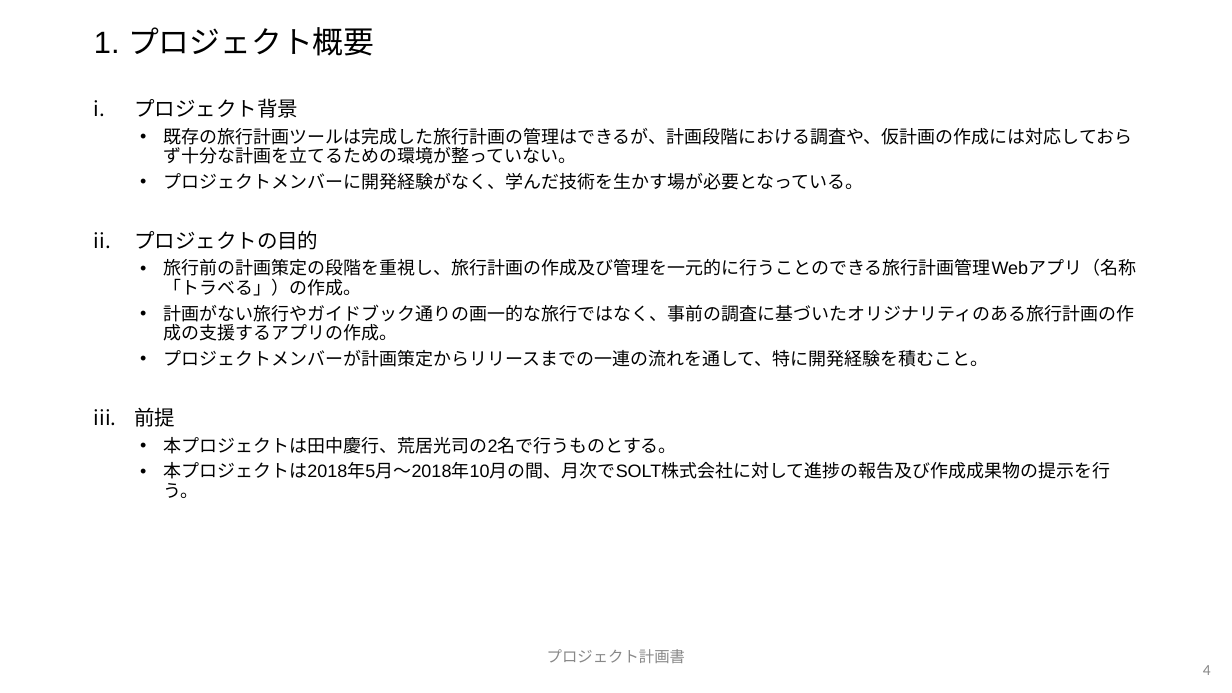
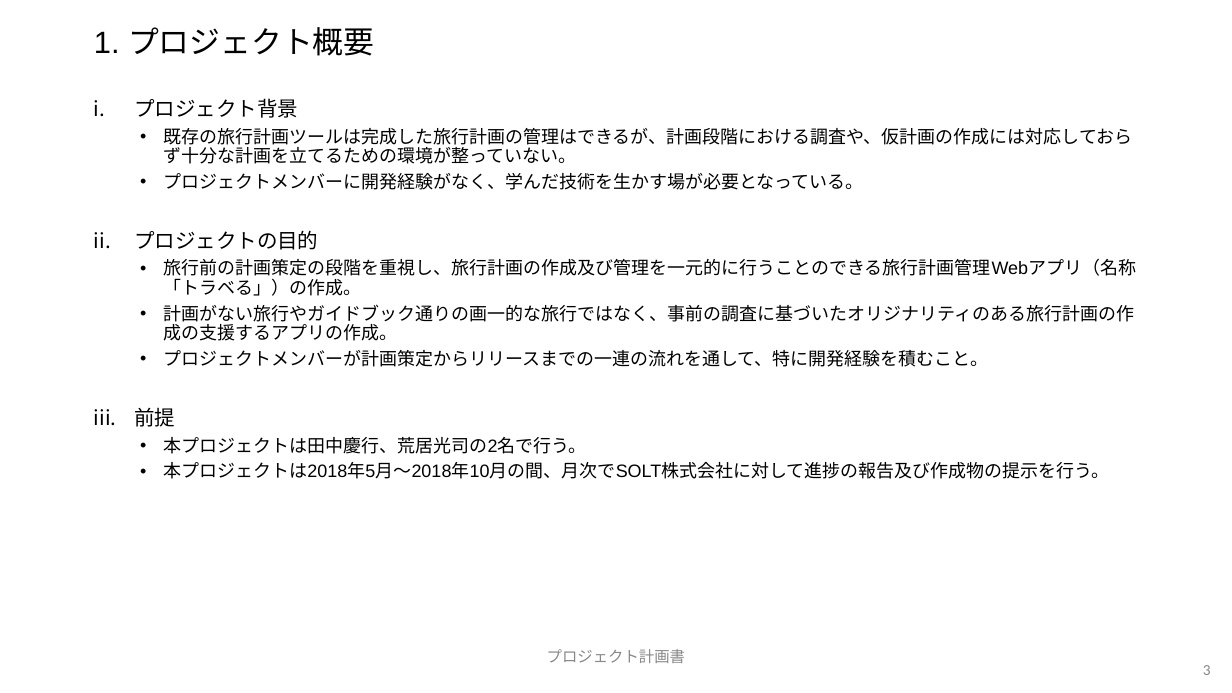
Before and after one commit to yoshtanaka/toraberu, a slide deck: slide 3 of プロジェクト計画書.pptx (slide 4 before the commit). Drawn at 1232x693 pixels with LibreOffice and Linux fonts; fonts in the diff are those of the drawing; background and template pictures are left out. Boxes give left, top, right and bottom in pixels: in the first picture for what was removed or moved away, otherwise in the second. Text is boxed around its words. In the diff, an @@ line names an element or a change of style, - is before the commit and + after.

```diff
--- a/プロジェクト計画書.pptx
+++ b/プロジェクト計画書.pptx
@@ text at box(163, 437, 1110, 479): text changed @@
-  • 本プロジェクトは田中慶行、荒居光司の2名で行うものとする。
-  • 本プロジェクトは2018年5月～2018年10月の間、月次でSOLT株式会社に対して進捗の報告及び作成成果物の提示を行う。
+  • 本プロジェクトは田中慶行、荒居光司の2名で行う。
+  • 本プロジェクトは2018年5月～2018年10月の間、月次でSOLT株式会社に対して進捗の報告及び作成物の提示を行う。
@@ page number at box(1203, 665, 1211, 675): text changed @@
-4
+3
```
Also in this commit, not shown: 6 other slides changed, 3 slides removed.
